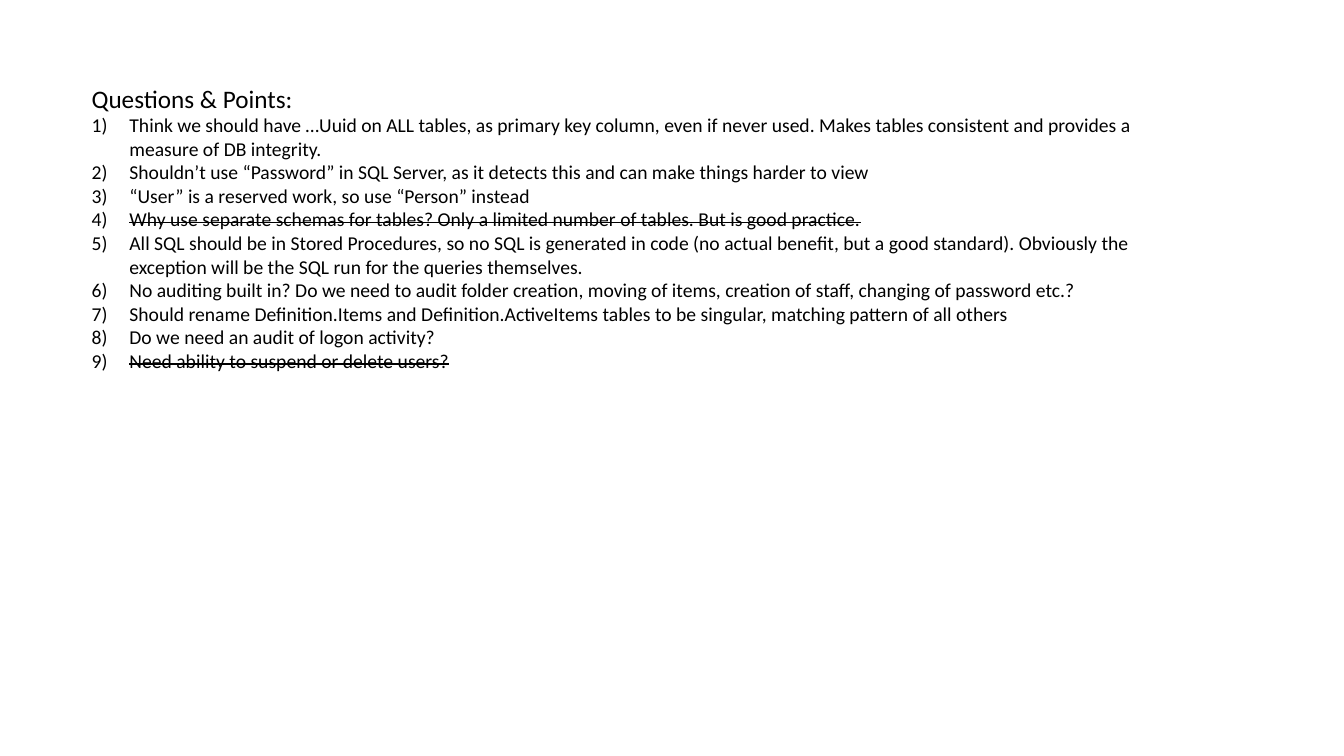
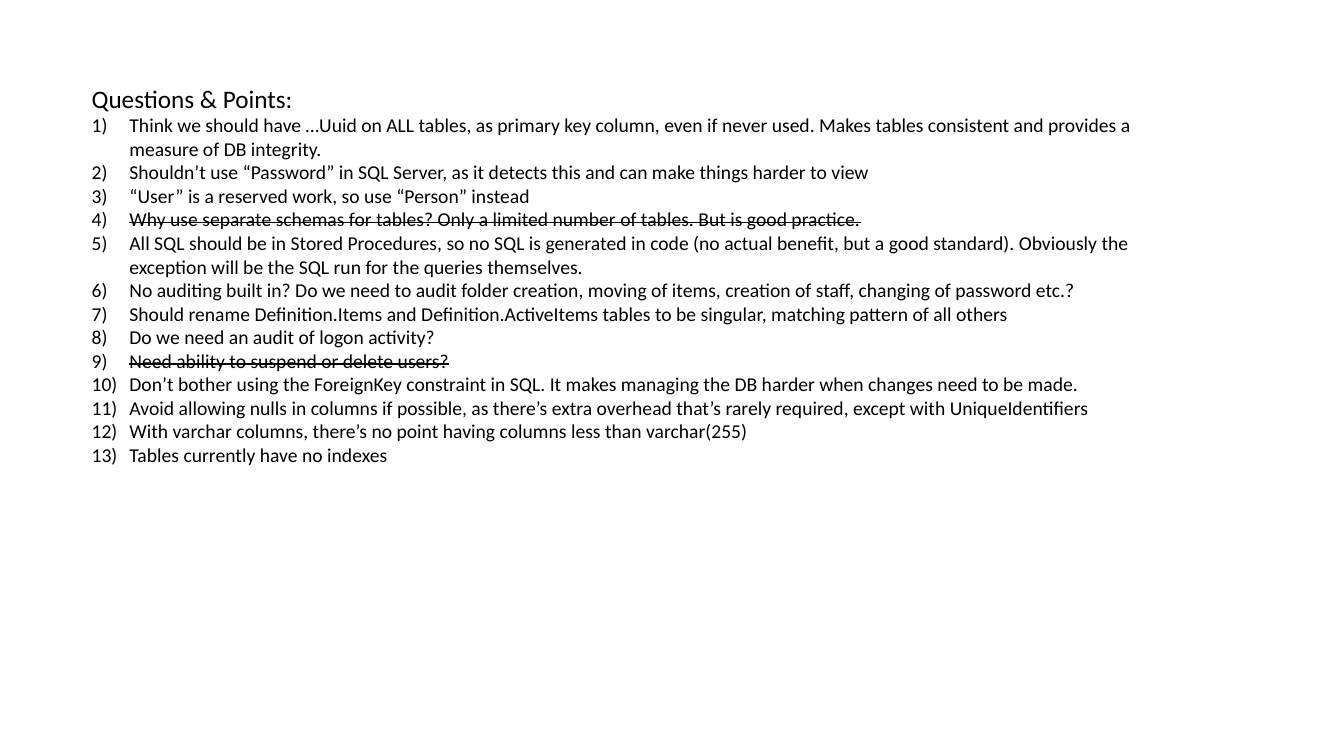
Before and after one commit to endeavourhealth/Enterprise, a slide deck: slide 3 of Documents/Administration Schema ERD.pptx. Drawn at 1344x756 pixels with LibreOffice and Linux fonts; fonts in the diff are those of the drawing. Boxes give left, top, right and bottom in pixels: in the first picture for what was removed or moved away, otherwise in the second. Text is boxed around its words. In the diff, an @@ line names an element or a change of style, - is before the commit and + after.

```diff
--- a/Documents/Administration Schema ERD.pptx
+++ b/Documents/Administration Schema ERD.pptx
@@ text at box(129, 377, 1088, 465): paragraphs added @@
+10) Don’t bother using the ForeignKey constraint in SQL. It makes managing the DB harder when changes need to be made.
+11) Avoid allowing nulls in columns if possible, as there’s extra overhead that’s rarely required, except with UniqueIdentifiers
+12) With varchar columns, there’s no point having columns less than varchar(255)
+13) Tables currently have no indexes
```
Also in this commit, not shown: 2 other slides changed, 14 other files.
